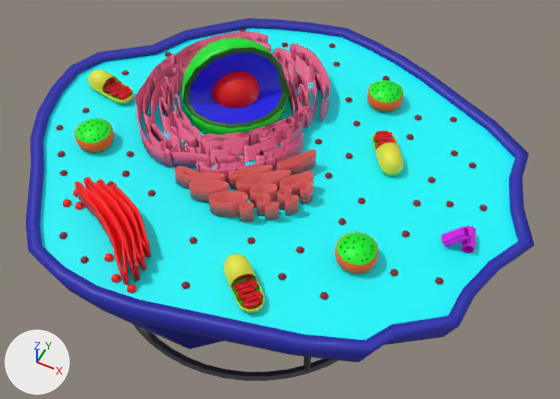
Before and after pictures for a commit that changed the FBX model Assets/Models/Celula.fbx.
The view is the same before and after, from a 50 mm camera at (1.34, -2.42, 3.58) aimed at (0.14, -0.03, 0.59). The axes (+X, +Y, +Z) are drawn at lower left. The lights are the same throughout. Where no turn or scale is listed for an object, it has been applied to the vertices. Vertices at the same position are counted once.

The first picture shows 'Centríolos', 'Citoplasma', 'Complexo de Golgi', 'Cylinder.002', 'Nucleo', 'Parede Celular', 'Retículo Endoplasmático', 'Retículo Endoplasmático Liso', 'Ribossomos', 'Sphere.001', 'Sphere.002', 'Sphere.003', 'Suporte'.
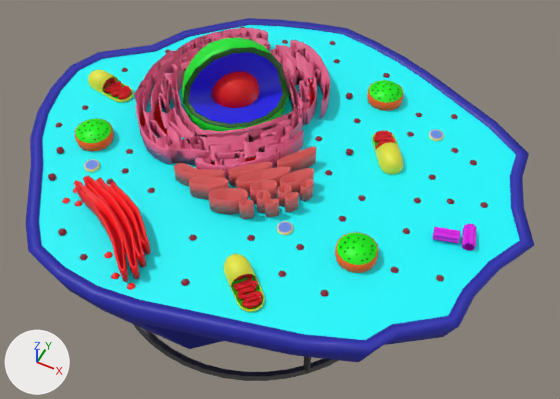
Where the newer file only moved an object's origin or applied its transform, the numbers keep the older frame.

Location of each change, [x1, y1, x2, y2] in pixels of the pictures (560 x 399 px; the box of a moved part takes in the faces that stretch with it):
'Citoplasma', reshaped, moved
    before: [40, 28, 518, 340]
    after: [39, 25, 520, 340]
'Retículo Endoplasmático', reshaped, moved
    before: [135, 31, 330, 184]
    after: [134, 28, 330, 181]
'Retículo Endoplasmático Liso', moved
    before: [174, 149, 316, 222]
    after: [174, 146, 316, 219]
'Complexo de Golgi', moved
    before: [63, 177, 151, 293]
    after: [62, 176, 151, 290]
'Ribossomos', reshaped, moved
    before: [56, 29, 487, 300]
    after: [48, 27, 488, 297]
'Citoplasma.002', added (red)
    after: [73, 67, 402, 284]
'Centríolos', reshaped, moved (22% wider)
    before: [441, 226, 476, 253]
    after: [433, 223, 476, 251]
'Sphere.004', added
    after: [277, 221, 293, 235]
'Sphere.006', added
    after: [84, 159, 100, 172]
'Sphere.005', added
    after: [429, 129, 444, 141]
part 1 of me_sphere_007, moved or reshaped
    before: [60, 170, 68, 176]
    after: [48, 173, 56, 181]
part 2 of me_plane_001, cut back
    before: [135, 31, 330, 184]
    after: [134, 28, 330, 179]
part 3 of me_sphere_010, added
    after: [162, 98, 255, 158]
part 4 of me_sphere_010, added
    after: [146, 85, 175, 113]
part 5 of me_sphere_010, added (cyan)
    after: [39, 25, 520, 340]
part 6 of me_circle_004, moved or reshaped
    before: [441, 226, 471, 247]
    after: [433, 227, 460, 243]

The change, as a diff of the scene's bpy script:
```diff
--- a/Assets/Models/Celula.fbx.py
+++ b/Assets/Models/Celula.fbx.py
@@ me_sphere_007 @@
 me_sphere_007.from_pydata(...)  # 602 vertices, 774 faces; spans x -1.84..0.29, y -1.16..0.77, z -0.02..0.02
+# me_sphere_007 part 1: the loose piece of 14 vertices spanning x -1.63..-1.59, y -0.77..-0.73, z -0.02..0.02 is moved by (-0.01, -0.06, 0.01)
 me_sphere_007.materials.append(mat_material_013)
@@ me_circle_004 @@
 me_circle_004.from_pydata(...)  # 128 vertices, 128 faces; spans x 0.0..0.155, y -0.041..0.096, z -0.505..-0.387
+# me_circle_004 part 6: the loose piece of 64 vertices spanning x 0.0..0.121, y -0.041..0.042, z -0.505..-0.387 is turned 41.2 degrees about the y axis through its middle, then moved by (-0.041, 0.0, -0.026)
 me_circle_004.materials.append(mat_material_014)
@@ me_sphere_010 @@
-me_sphere_010.from_pydata(...)  # 32 vertices, 1 face; spans x -1.16..1.31, y -1.04..1.05, z 0.02
+me_sphere_010.from_pydata(...)  # 4584 vertices, 243 faces; spans x -1.16..1.31, y -1.04..1.05, z 0.02
+# me_sphere_010 part 3: a new loose piece of 555 vertices spanning x -0.64..0.12, y -0.21..0.16, z 0.02, in mat_citoplasma (cyan #00faff)
+# me_sphere_010 part 4: a new loose piece of 409 vertices spanning x -0.73..-0.55, y -0.12..0.58, z 0.02, in mat_citoplasma (cyan #00faff)
+# me_sphere_010 part 5: 3404 vertices added at x -1.05..1.13, y -1.0..0.96, z 0.02
 me_sphere_010.materials.append(mat_citoplasma)
@@ me_plane_001 @@
-me_plane_001.from_pydata(...)  # 12312 vertices, 9716 faces; spans x -0.528..0.406, y -0.511..0.545, z -0.719..-0.615
+me_plane_001.from_pydata(...)  # 5582 vertices, 5471 faces; spans x -0.528..0.406, y -0.51..0.544, z -0.719..-0.611
+# me_plane_001 part 2: 59 vertices moved within x -0.505..0.405, y -0.501..0.535, z -0.719..-0.616; 8231 vertices removed from x -0.528..0.406, y -0.511..0.545, z -0.719..-0.615; 1501 vertices added at x -0.528..0.406, y -0.51..0.544, z -0.719..-0.611
 me_plane_001.materials.append(mat_material_005)
@@ ob_ribossomos @@
 ob_ribossomos = bpy.data.objects.new('Ribossomos', me_sphere_007)
-ob_ribossomos.location = (0.843, 0.198, 0.85)
+ob_ribossomos.location = (0.843, 0.198, 0.867)
@@ ob_centríolos @@
 ob_centríolos = bpy.data.objects.new('Centríolos', me_circle_004)
-ob_centríolos.location = (1.001, -0.133, 1.356)
+ob_centríolos.location = (1.001, -0.133, 1.37)
@@ ob_retículo_endoplasmático_liso @@
 ob_retículo_endoplasmático_liso = bpy.data.objects.new('Retículo Endoplasmático Liso', me_circle_005)
-ob_retículo_endoplasmático_liso.location = (0.147, 0.058, 0.759)
+ob_retículo_endoplasmático_liso.location = (0.147, 0.058, 0.779)
@@ ob_citoplasma @@
 ob_citoplasma = bpy.data.objects.new('Citoplasma', me_sphere_010)
-ob_citoplasma.location = (0.009, 0.002, 0.837)
+ob_citoplasma.location = (0.009, 0.002, 0.86)
@@ ob_complexo_de_golgi @@
 ob_complexo_de_golgi = bpy.data.objects.new('Complexo de Golgi', me_circle_003)
-ob_complexo_de_golgi.location = (-0.286, -0.69, 0.857)
+ob_complexo_de_golgi.location = (-0.286, -0.69, 0.866)
@@ ob_retículo_endoplasmático @@
 ob_retículo_endoplasmático = bpy.data.objects.new('Retículo Endoplasmático', me_plane_001)
-ob_retículo_endoplasmático.location = (-0.207, 0.212, 1.567)
+ob_retículo_endoplasmático.location = (-0.207, 0.212, 1.593)
@@ ob_sphere_004 @@
+ob_sphere_004 = bpy.data.objects.new('Sphere.004', me_sphere_002)  # 128 vertices, 114 faces; spans x -0.037..0.037, y -0.037..0.037, z 0.0003..0.0369; in mat_material (yellow #e6e78d), mat_material_017 (beige #e7bfb4), mat_material_018 (blue #658fe7)
+ob_sphere_004.location = (0.356, -0.405, 0.852)
@@ ob_sphere_006 @@
+ob_sphere_006 = bpy.data.objects.new('Sphere.006', me_sphere_002.copy())
+ob_sphere_006.location = (-0.652, -0.472, 0.855)
@@ ob_citoplasma_002 @@
+ob_citoplasma_002 = bpy.data.objects.new('Citoplasma.002', me_sphere_017)  # 4519 vertices, 2787 faces; spans x -1.05..1.13, y -1.0..0.75, z -0.16..0.02; in mat_material_001 (red #e70022), mat_citoplasma (cyan #00faff), mat_material_019 (red #e70600)
+ob_citoplasma_002.location = (0.009, 0.002, 0.86)
@@ ob_sphere_005 @@
+ob_sphere_005 = bpy.data.objects.new('Sphere.005', me_sphere_002.copy())
+ob_sphere_005.location = (0.766, 0.478, 0.852)
```
